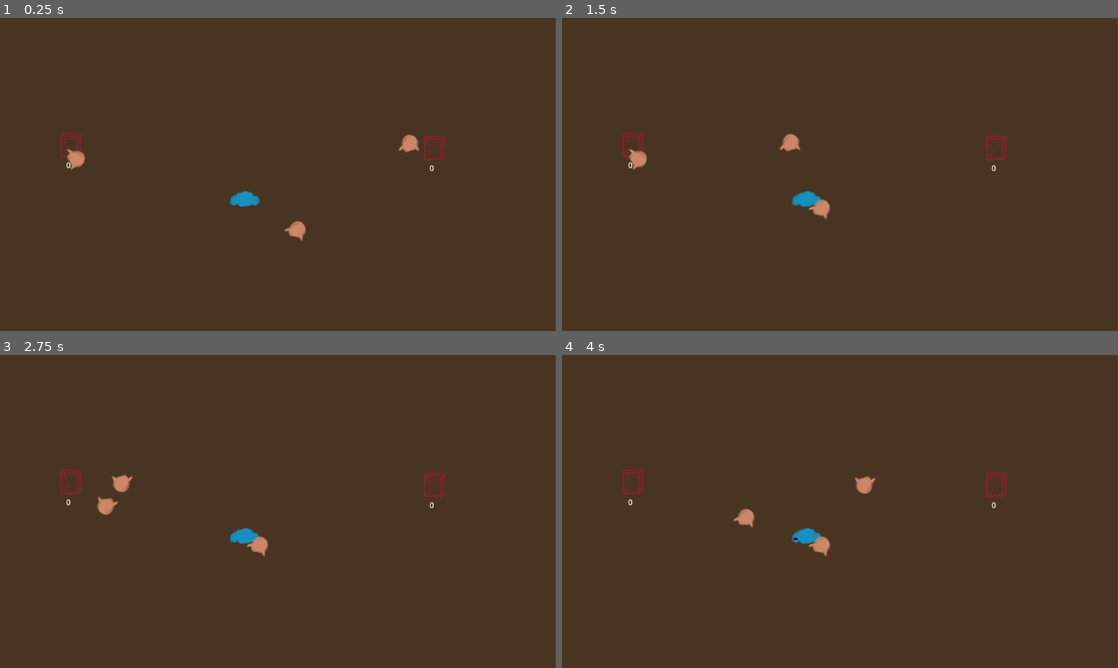
Above: before the commit, frames 1-4 (two rows, left to right).
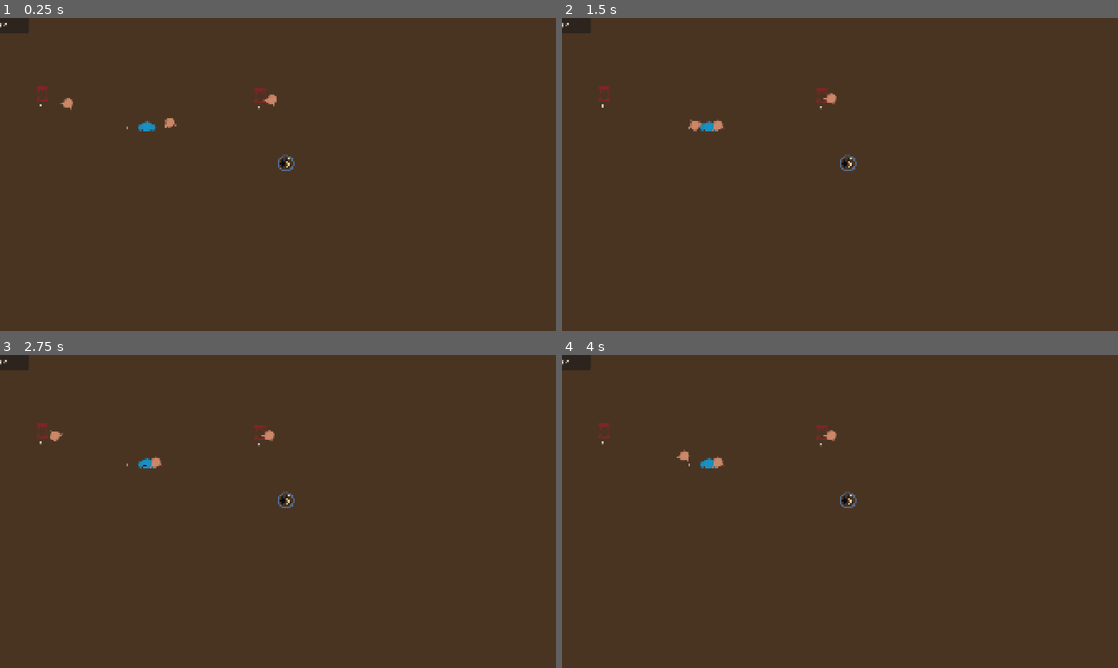
Above: after the commit, the same moments.

Repository: gp-it-be/chory
Game: Godot game, scene res://main/game.tscn
Two runs of this game, one before a commit and one after it. Both use one fixed random seed, a clock stepped at 60 frames per second and the inputs below. Before the commit the project starts from res://factory.tscn.
Inputs:
- Up to frame 1 (0.25 s): no input
- Up to frame 2 (1.5 s): no input
- Up to frame 3 (2.75 s): no input
- Up to frame 4 (4 s): no input

The runs differ from the first frame. In frame 1, 1.7% of the frame differs, in the area x 0-100%, y 0-100%; in frame 2, 1.7%; in frame 3, 1.7%; in frame 4, 1.7%.

Commit message:
salespoint

Diff:
--- a/factory.gd
+++ b/factory.gd
@@ -1,7 +1,6 @@
 extends Node2D
 
 @onready var bin: Bin = $Objects/Bin1
-@onready var bin2: Bin = $Objects/Bin2
 @onready var bin3: Bin = $Objects/Bin3
 
 @onready var processor: Processor = $Objects/Processor
@@ -9,10 +8,10 @@
 @onready var human: Human = $Workers/Human
 @onready var human2: Human = $Workers/Human2
 @onready var human3: Human = $Workers/Human3
+@onready var sale_point: SalePoint = $SalePoint
 
 
 func _ready() -> void:
-	#human.give_task(bin.as_provider(), bin2.as_sink(), bin.as_position(), bin2.as_position())
 	human.give_task(bin.as_provider(), processor.as_sink(), bin.as_position(), processor.as_position())
 	human2.give_task(processor.as_provider(), bin3.as_sink(), processor.as_position(), bin3.as_position())
-	human3.give_task(bin3.as_provider(), bin.as_sink(), bin3.as_position(), bin.as_position())
+	human3.give_task(bin3.as_provider(), sale_point.as_sink(), bin3.as_position(), sale_point.as_position())
--- a/factory.tscn
+++ b/factory.tscn
@@ -1,7 +1,8 @@
 [gd_scene format=3 uid="uid://dgetbp07ibgk4"]
 
 [ext_resource type="Script" uid="uid://c3ptkgqng3bhe" path="res://factory.gd" id="1_qjjrk"]
-[ext_resource type="PackedScene" uid="uid://djpn06iha3lsn" path="res://machines/bin/bin.tscn" id="2_keyo3"]
+[ext_resource type="PackedScene" uid="uid://bnrkjkqq2r07e" path="res://items/containers/salepoint/salepoint.tscn" id="2_br4io"]
+[ext_resource type="PackedScene" uid="uid://djpn06iha3lsn" path="res://items/containers/bin/bin.tscn" id="2_keyo3"]
 [ext_resource type="PackedScene" uid="uid://be0fwocc67ek1" path="res://machines/processor/processor.tscn" id="2_y1mhp"]
 [ext_resource type="PackedScene" uid="uid://c3nei1h8al2ba" path="res://workers/human/human.tscn" id="3_y1mhp"]
 
@@ -11,9 +12,14 @@
 [node name="Floor" type="Node2D" parent="." unique_id=2015018603]
 
 [node name="ColorRect" type="ColorRect" parent="Floor" unique_id=404957917]
-offset_right = 1151.0
-offset_bottom = 650.0
+custom_minimum_size = Vector2(1920, 1080)
+offset_right = 1920.0
+offset_bottom = 1080.0
+size_flags_horizontal = 0
 color = Color(0.28494582, 0.2046169, 0.1330407, 1)
+
+[node name="SalePoint" parent="." unique_id=903017345 instance=ExtResource("2_br4io")]
+position = Vector2(986, 498)
 
 [node name="Objects" type="Node2D" parent="." unique_id=47912914]
 
@@ -22,18 +28,18 @@
 
 [node name="Bin1" parent="Objects" unique_id=1141987969 instance=ExtResource("2_keyo3")]
 position = Vector2(148, 261)
+start_count = 3
 
 [node name="Bin3" parent="Objects" unique_id=1922040310 instance=ExtResource("2_keyo3")]
 position = Vector2(901, 267)
-start_count = 1
 
 [node name="Workers" type="Node2D" parent="." unique_id=1776649459]
 
 [node name="Human" parent="Workers" unique_id=1770626819 instance=ExtResource("3_y1mhp")]
-position = Vector2(158, 316)
+position = Vector2(301, 328)
 
 [node name="Human2" parent="Workers" unique_id=467547772 instance=ExtResource("3_y1mhp")]
-position = Vector2(678, 479)
+position = Vector2(660, 349)
 
 [node name="Human3" parent="Workers" unique_id=1325404264 instance=ExtResource("3_y1mhp")]
-position = Vector2(828, 260)
+position = Vector2(1000, 323)
--- a/machines/bin/bin.tscn
+++ b/items/containers/bin/bin.tscn
@@ -1,7 +1,7 @@
 [gd_scene format=3 uid="uid://djpn06iha3lsn"]
 
-[ext_resource type="Texture2D" uid="uid://dft0rjf2ni5ub" path="res://machines/bin/bin.png" id="1_suuia"]
-[ext_resource type="Script" uid="uid://buy7rjqul5gp8" path="res://machines/bin/bin.gd" id="1_wm2lf"]
+[ext_resource type="Texture2D" uid="uid://dft0rjf2ni5ub" path="res://items/containers/bin/bin.png" id="1_suuia"]
+[ext_resource type="Script" uid="uid://buy7rjqul5gp8" path="res://items/containers/bin/bin.gd" id="1_wm2lf"]
 
 [node name="Bin" type="Node2D" unique_id=1141987969]
 script = ExtResource("1_wm2lf")
--- /dev/null
+++ b/items/containers/salepoint/salepoint.gd
@@ -0,0 +1,18 @@
+class_name SalePoint extends Node2D
+
+
+var _sink = ItemSink.wrap(self)
+
+func _ready() -> void:
+	pass
+
+func as_sink():
+	return _sink
+
+func as_position():
+	return GlobalPosition.wrap(self)
+
+
+func try_add(amount: int, _type: Items.ItemType) -> bool:
+	Money.add_money(amount * 100)
+	return true
--- /dev/null
+++ b/items/containers/salepoint/salepoint.tscn
@@ -0,0 +1,10 @@
+[gd_scene format=3 uid="uid://bnrkjkqq2r07e"]
+
+[ext_resource type="Script" uid="uid://b2swpykl25bqs" path="res://items/containers/salepoint/salepoint.gd" id="1_tpw4e"]
+[ext_resource type="Texture2D" uid="uid://bferhhun6uu1e" path="res://items/containers/salepoint/salepoint.png" id="2_qfml3"]
+
+[node name="SalePoint" type="Node2D" unique_id=903017345]
+script = ExtResource("1_tpw4e")
+
+[node name="Salepoint" type="Sprite2D" parent="." unique_id=1893102817]
+texture = ExtResource("2_qfml3")
--- a/machines/processor/processor.gd
+++ b/machines/processor/processor.gd
@@ -31,7 +31,7 @@
 	$Processing/AnimationPlayer.play("process_item")
 	await get_tree().create_timer(3).timeout
 	var deliver_result = _output.try_deliver(Items.ItemType.FOO)
-	assert(result == ItemSink.DeliverResult.SUCCESS, "Add support for sinks that get full")
+	assert(deliver_result == ItemSink.DeliverResult.SUCCESS, "Add support for sinks that get full")
 
 	$Processing/AnimationPlayer.play("RESET")
 	_waiting = false
--- a/machines/processor/processor.tscn
+++ b/machines/processor/processor.tscn
@@ -71,7 +71,6 @@
 texture = ExtResource("2_67iyn")
 
 [node name="InputDebug" type="Label" parent="." unique_id=211700975]
-visible = false
 offset_left = -73.0
 offset_top = -15.0
 offset_right = -33.0
--- /dev/null
+++ b/main/game.tscn
@@ -0,0 +1,28 @@
+[gd_scene format=3 uid="uid://cb8g6r0awxoor"]
+
+[ext_resource type="PackedScene" uid="uid://dgetbp07ibgk4" path="res://factory.tscn" id="1_63c7r"]
+[ext_resource type="Script" uid="uid://biqe0fvifnp7f" path="res://main/hud.gd" id="2_2fwfh"]
+
+[node name="Main" type="Node2D" unique_id=1220372258]
+
+[node name="Factory" parent="." unique_id=329804466 instance=ExtResource("1_63c7r")]
+
+[node name="HUD" type="Control" parent="." unique_id=2139183652]
+layout_mode = 3
+anchors_preset = 10
+anchor_right = 1.0
+grow_horizontal = 2
+script = ExtResource("2_2fwfh")
+
+[node name="PanelContainer" type="PanelContainer" parent="HUD" unique_id=156643839]
+layout_mode = 0
+offset_right = 40.0
+offset_bottom = 40.0
+
+[node name="HBoxContainer" type="HBoxContainer" parent="HUD/PanelContainer" unique_id=560476051]
+custom_minimum_size = Vector2(100, 50)
+layout_mode = 2
+
+[node name="Label" type="Label" parent="HUD/PanelContainer/HBoxContainer" unique_id=1720750227]
+layout_mode = 2
+text = "$ 0"
--- /dev/null
+++ b/main/hud.gd
@@ -0,0 +1,9 @@
+extends Control
+
+
+func _ready() -> void:
+	Money.money_updated.connect(_update_money)
+
+
+func _update_money(new_value: int):
+	$PanelContainer/HBoxContainer/Label.text = "$ %d" % new_value
--- /dev/null
+++ b/money.gd
@@ -0,0 +1,11 @@
+class_name Money extends Node
+
+static var singleton := Money.new()
+signal _real_signal(new_value: int)
+static var money_updated:= Signal(singleton._real_signal)
+
+static var money = 0
+
+static func add_money(amount: int):
+	money += amount
+	money_updated.emit(money)
--- a/project.godot
+++ b/project.godot
@@ -11,13 +11,21 @@
 [application]
 
 config/name="chory"
-run/main_scene="res://factory.tscn"
+run/main_scene="uid://cb8g6r0awxoor"
 config/features=PackedStringArray("4.6", "GL Compatibility")
 config/icon="res://icon.svg"
 
+[debug]
+
+gdscript/warnings/unused_parameter=0
+
 [display]
 
-window/stretch/mode="viewport"
+window/size/viewport_width=1920
+window/size/viewport_height=1080
+window/size/initial_position_type=0
+window/size/initial_position=Vector2i(0, 4000)
+window/stretch/mode="canvas_items"
 
 [physics]
 
@@ -25,6 +33,7 @@
 
 [rendering]
 
+textures/canvas_textures/default_texture_filter=0
 rendering_device/driver.windows="d3d12"
 renderer/rendering_method="gl_compatibility"
 renderer/rendering_method.mobile="gl_compatibility"
--- a/workers/human/human.gd
+++ b/workers/human/human.gd
@@ -2,7 +2,7 @@
 
 
 var _state : HumanState
-var _inventory = Inventory.new()
+var inventory = Inventory.new()
 
 func _ready():
 	var states = [$Human/Idle, $Human/Working]
--- a/workers/human/working.gd
+++ b/workers/human/working.gd
@@ -52,13 +52,13 @@
 func _pickup_item(from:ItemProvider):
 	var maybe_item = from.pickup(1)
 	if maybe_item == ItemProvider.PickupResult.SUCCESS:
-		human._inventory.add(1,maybe_item)
+		human.inventory.add(1,maybe_item)
 		return true
 	else:
 		return false
 
 func _deliver_item(to: ItemSink):
-	if not human._inventory.try_take(1):
+	if not human.inventory.try_take(1):
 		push_error("how the fuck did we get here without an item?")
 	var result = to.try_deliver(Items.ItemType.FOO) #TODO change at some point
 	assert(result == ItemSink.DeliverResult.SUCCESS, "Add support for sinks that get full")
Renamed: machines/bin/bin.gd -> items/containers/bin/bin.gd
Renamed: machines/bin/bin.gd.uid -> items/containers/bin/bin.gd.uid
Renamed: machines/bin/bin.png -> items/containers/bin/bin.png
Not shown, added: items/containers/bin/bin.png.import
Not shown, added: items/containers/salepoint/salepoint.gd.uid
Binary file added: items/containers/salepoint/salepoint.png
Not shown, changed: items/containers/salepoint/salepoint.png.import
Not shown, added: main/hud.gd.uid
Not shown, added: money.gd.uid
Not shown, added: items/containers/salepoint/salepoint.png~
